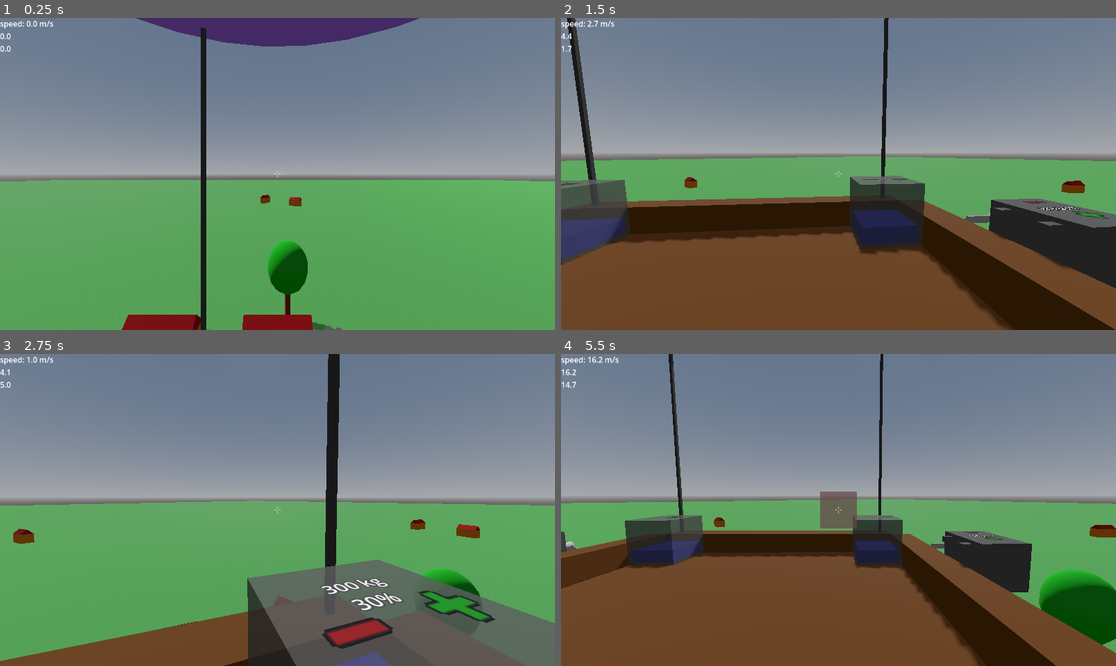
Above: before the commit, frames 1-4 (two rows, left to right).
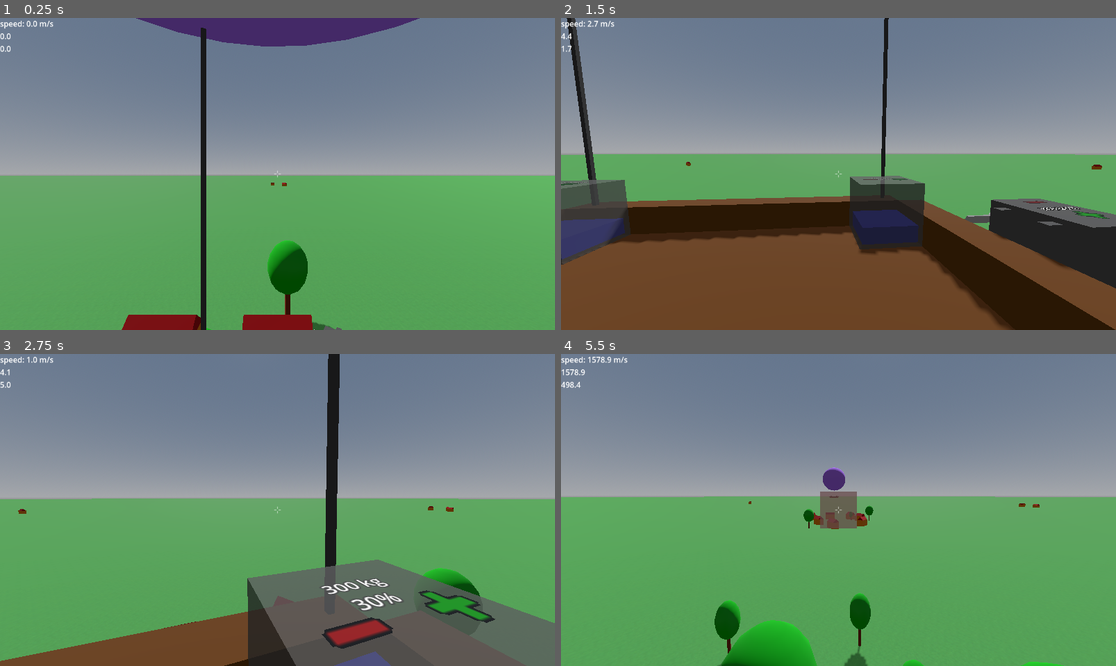
Above: after the commit, the same moments.

Repository: jmdejong/airships
Game: Godot game, scene res://scenes/world.tscn
Two runs of this game, one before a commit and one after it. Both use one fixed random seed, a clock stepped at 60 frames per second and the inputs below.
Inputs (mouse positions are in pixels of both pictures, inside the frame that each line leads up to):
- Up to frame 1 (0.25 s): no input
- Up to frame 2 (1.5 s): move the mouse to (960, 158) at 0.52 s; hold D (right) 0.53-1.28 s; hold Shift (sprint) 0.53-1.28 s; click (960, 158) at 0.67 s; move the mouse to (810, 174) at 1.27 s; hold W (forwards) from 1.28 s (still down); click (810, 174) at 1.35 s
- Up to frame 3 (2.75 s): keep holding W (forwards); tap Shift (sprint) at 1.55 s; move the mouse to (288, 503) at 2.02 s; hold Shift (sprint) from 2.03 s (still down); tap Mouse wheel down (rotate_left) at 2.1 s
- Up to frame 4 (5.5 s): move the mouse to (832, 516) at 2.77 s; release Shift (sprint) at 2.78 s; tap Mouse wheel up (rotate_right) at 2.85 s; click (832, 516) at 2.92 s; tap Shift (sprint) at 3.05, 4.55 s; move the mouse to (877, 513) at 3.52 s; hold Shift (sprint) 3.53-4.28 s; move the mouse to (794, 506) at 4.27 s; tap B (toggle_build) at 4.35 s; move the mouse to (1093, 391) at 5.02 s; release W (forwards) at 5.03 s; hold Ctrl (ultrasprint, bound only after the commit) from 5.03 s (still down); hold Shift (sprint) from 5.03 s (still down); tap G (toggle_gravity) at 5.1 s; click (1093, 391) at 5.17 s

The runs differ from the first frame. In frame 1, 1.5% of the frame differs, in the area x 0-100%, y 50-61%; in frame 2, 1.6%; in frame 3, 1.8%; in frame 4, 44%, in the area x 0-100%, y 0-100%.

Commit message:
ultrasprint; better cannons; further villages

Diff:
--- a/code/components/base_component.gd
+++ b/code/components/base_component.gd
@@ -17,10 +17,14 @@
 	return transform * $CenterOfMass.position
 
 func shapes() -> Array[CollisionShape3D]:
-	var c: CollisionShape3D = $CollisionShape3D.duplicate()
-	c.set_meta("component", self)
-	c.transform = transform * c.transform
-	return [c]
+	var collisionshapes: Array[CollisionShape3D] = []
+	for child: Node in get_children():
+		if child is CollisionShape3D:
+			var c: CollisionShape3D = child.duplicate()
+			c.set_meta("component", self)
+			c.transform = transform * c.transform
+			collisionshapes.append(c)
+	return collisionshapes
 
 func destroy(_where: Vector3) -> void:
 	if get_parent() == null:
--- a/code/player.gd
+++ b/code/player.gd
@@ -3,6 +3,7 @@
 const MOUSE_SENSITIVITY: float = 0.003
 const speed: float = 5
 const sprint_multiplier: float = 10
+const ultra_sprint_multiplier: float = 100
 const jump_speed: float = 4
 const walk_force: float = 1000
 
@@ -82,6 +83,8 @@
 		desired_velocity.y = Input.get_axis("down", "up") * speed
 		if Input.is_action_pressed("sprint"):
 			desired_velocity *= sprint_multiplier
+		if Input.is_action_pressed("ultrasprint"):
+			desired_velocity *= ultra_sprint_multiplier
 		linear_velocity = desired_velocity
 	else:
 		deltav.y = 0
--- /dev/null
+++ b/materials/cannon_barrel.tres
@@ -0,0 +1,6 @@
+[gd_resource type="StandardMaterial3D" format=3 uid="uid://c1xo2fy462mbs"]
+
+[resource]
+albedo_color = Color(0.4, 0.4, 0.4, 1)
+metallic = 0.6
+roughness = 0.5
--- a/project.godot
+++ b/project.godot
@@ -98,6 +98,11 @@
 "events": [Object(InputEventMouseButton,"resource_local_to_scene":false,"resource_name":"","device":-1,"window_id":0,"a …(259 unchanged characters)…
 ]
 }
+ultrasprint={
+"deadzone": 0.2,
+"events": [Object(InputEventKey,"resource_local_to_scene":false,"resource_name":"","device":-1,"window_id":0,"alt_pressed":false,"shift_pressed":false,"ctrl_pressed":false,"meta_pressed":false,"pressed":false,"keycode":0,"physical_keycode":4194326,"key_label":0,"unicode":0,"location":0,"echo":false,"script":null)
+]
+}
 
 [layer_names]
 
--- a/scenes/components/cannon.tscn
+++ b/scenes/components/cannon.tscn
@@ -1,37 +1,40 @@
-[gd_scene load_steps=12 format=3 uid="uid://dmsj4uy2vf3wu"]
+[gd_scene load_steps=14 format=3 uid="uid://dmsj4uy2vf3wu"]
 
 [ext_resource type="Script" uid="uid://diu74pxnnmn5c" path="res://code/components/cannon.gd" id="1_rbt30"]
+[ext_resource type="Material" uid="uid://c1xo2fy462mbs" path="res://materials/cannon_barrel.tres" id="2_7rtf2"]
 [ext_resource type="PackedScene" uid="uid://4ev7n8xin8g8" path="res://scenes/button3d.tscn" id="2_c6g0y"]
 [ext_resource type="PackedScene" uid="uid://c80fsqccc2hnu" path="res://scenes/connection.tscn" id="3_7rtf2"]
 
-[sub_resource type="StandardMaterial3D" id="StandardMaterial3D_rbt30"]
-albedo_color = Color(0.333333, 0.333333, 0.333333, 1)
-metallic = 0.6
-roughness = 0.4
+[sub_resource type="BoxShape3D" id="BoxShape3D_rbt30"]
+size = Vector3(0.9, 0.7, 0.9)
 
-[sub_resource type="BoxMesh" id="BoxMesh_rbt30"]
-material = SubResource("StandardMaterial3D_rbt30")
-
-[sub_resource type="StandardMaterial3D" id="StandardMaterial3D_lrtnh"]
-albedo_color = Color(0.4, 0.4, 0.4, 1)
-metallic = 0.6
-roughness = 0.5
+[sub_resource type="BoxShape3D" id="BoxShape3D_7rtf2"]
+size = Vector3(1.875, 0.4, 0.5)
 
 [sub_resource type="CylinderMesh" id="CylinderMesh_lrtnh"]
-material = SubResource("StandardMaterial3D_lrtnh")
+material = ExtResource("2_7rtf2")
 top_radius = 0.25
 bottom_radius = 0.25
-height = 1.0
 
-[sub_resource type="StandardMaterial3D" id="StandardMaterial3D_d28oc"]
+[sub_resource type="CylinderMesh" id="CylinderMesh_d28oc"]
+material = ExtResource("2_7rtf2")
+top_radius = 0.35
+bottom_radius = 0.35
+height = 0.8
+
+[sub_resource type="BoxMesh" id="BoxMesh_7rtf2"]
+size = Vector3(0.9, 0.6, 0.9)
+
+[sub_resource type="StandardMaterial3D" id="StandardMaterial3D_i83lc"]
+albedo_color = Color(0.133333, 0.133333, 0.133333, 1)
+
+[sub_resource type="CylinderMesh" id="CylinderMesh_yu0wc"]
+top_radius = 0.1
+bottom_radius = 0.1
+height = 0.063
+
+[sub_resource type="StandardMaterial3D" id="StandardMaterial3D_vo2m1"]
 albedo_color = Color(1, 0, 0, 1)
-
-[sub_resource type="QuadMesh" id="QuadMesh_pnn2d"]
-material = SubResource("StandardMaterial3D_d28oc")
-size = Vector2(0.25, 0.25)
-orientation = 1
-
-[sub_resource type="BoxShape3D" id="BoxShape3D_rbt30"]
 
 [sub_resource type="SphereShape3D" id="SphereShape3D_c6g0y"]
 radius = 0.625
@@ -39,30 +42,42 @@
 [node name="Cannon" type="Node3D"]
 script = ExtResource("1_rbt30")
 
-[node name="MeshInstance3D" type="MeshInstance3D" parent="."]
-transform = Transform3D(1, 0, 0, 0, 1, 0, 0, 0, 1, 0.25, 0.25, 0.25)
-mesh = SubResource("BoxMesh_rbt30")
+[node name="CollisionShape3D" type="CollisionShape3D" parent="."]
+transform = Transform3D(1, 0, 0, 0, 1, 0, 0, 0, 1, 0.25, 0.1, 0.25)
+shape = SubResource("BoxShape3D_rbt30")
 
-[node name="MeshInstance3D2" type="MeshInstance3D" parent="MeshInstance3D"]
-transform = Transform3D(-4.37114e-08, -1, 0, 1, -4.37114e-08, 0, 0, 0, 1, 1, 0, 0)
-mesh = SubResource("CylinderMesh_lrtnh")
-skeleton = NodePath("../..")
-
-[node name="Fire" parent="MeshInstance3D" instance=ExtResource("2_c6g0y")]
-transform = Transform3D(1, 0, 0, 0, 1, 0, 0, 0, 1, -0.25, 0.5, 0)
-description = "Fire"
-
-[node name="MeshInstance3D" type="MeshInstance3D" parent="MeshInstance3D/Fire"]
-transform = Transform3D(1, 0, 0, 0, 1, 0, 0, 0, 1, 0, 0.01, 0)
-mesh = SubResource("QuadMesh_pnn2d")
-
-[node name="CollisionShape3D" type="CollisionShape3D" parent="."]
-transform = Transform3D(1, 0, 0, 0, 1, 0, 0, 0, 1, 0.25, 0.25, 0.25)
-shape = SubResource("BoxShape3D_rbt30")
+[node name="CollisionShape3D2" type="CollisionShape3D" parent="."]
+transform = Transform3D(1, 0, 0, 0, 1, 0, 0, 0, 1, 0.813, 0.25, 0.25)
+shape = SubResource("BoxShape3D_7rtf2")
 
 [node name="Chamber" type="Node3D" parent="."]
 unique_name_in_owner = true
 transform = Transform3D(1, 0, 0, 0, 1, 0, 0, 0, 1, 0.25, 0.25, 0.25)
+
+[node name="Barrel" type="MeshInstance3D" parent="Chamber"]
+transform = Transform3D(-4.37114e-08, -1, 0, 1, -4.37114e-08, 0, 0, 0, 1, 0.5, 0, 0)
+mesh = SubResource("CylinderMesh_lrtnh")
+skeleton = NodePath("../..")
+
+[node name="Barrel2" type="MeshInstance3D" parent="Chamber"]
+transform = Transform3D(-4.37114e-08, -1, 0, 1, -4.37114e-08, 0, 0, 0, 1, 0, 0, 0)
+mesh = SubResource("CylinderMesh_d28oc")
+skeleton = NodePath("../..")
+
+[node name="Mount" type="MeshInstance3D" parent="Chamber"]
+transform = Transform3D(1, 0, 0, 0, 1, 0, 0, 0, 1, 0, -0.2, 0)
+mesh = SubResource("BoxMesh_7rtf2")
+skeleton = NodePath("../..")
+surface_material_override/0 = SubResource("StandardMaterial3D_i83lc")
+
+[node name="Fire" parent="Chamber" instance=ExtResource("2_c6g0y")]
+transform = Transform3D(1, 0, 0, 0, 1, 0, 0, 0, 1, -0.25, 0.35, 0)
+description = "Fire"
+
+[node name="MeshInstance3D" type="MeshInstance3D" parent="Chamber/Fire"]
+transform = Transform3D(1, 0, 0, 0, 1, 0, 0, 0, 1, 0, 0.00999999, 0)
+mesh = SubResource("CylinderMesh_yu0wc")
+surface_material_override/0 = SubResource("StandardMaterial3D_vo2m1")
 
 [node name="Muzzle" type="Node3D" parent="."]
 unique_name_in_owner = true
@@ -77,4 +92,4 @@
 [node name="CenterOfMass" type="Node3D" parent="."]
 transform = Transform3D(1, 0, 0, 0, 1, 0, 0, 0, 1, 0.5, 0.25, 0.25)
 
-[connection signal="pressed" from="MeshInstance3D/Fire" to="." method="_on_fire_pressed"]
+[connection signal="pressed" from="Chamber/Fire" to="." method="_on_fire_pressed"]
--- a/scenes/land.tscn
+++ b/scenes/land.tscn
@@ -6,17 +6,17 @@
 [ext_resource type="PackedScene" uid="uid://7aus8kw62omx" path="res://scenes/nature/small_tree.tscn" id="4_gissy"]
 
 [sub_resource type="BoxShape3D" id="BoxShape3D_e5uuo"]
-size = Vector3(2048, 256, 2048)
+size = Vector3(8192, 256, 8192)
 
 [sub_resource type="StandardMaterial3D" id="StandardMaterial3D_i7141"]
 albedo_texture = ExtResource("1_0ybx1")
-uv1_scale = Vector3(512, 512, 512)
+uv1_scale = Vector3(2048, 2048, 2048)
 
 [sub_resource type="PlaneMesh" id="PlaneMesh_nnsk1"]
 material = SubResource("StandardMaterial3D_i7141")
-size = Vector2(2048, 2048)
-subdivide_width = 64
-subdivide_depth = 64
+size = Vector2(8192, 8192)
+subdivide_width = 256
+subdivide_depth = 256
 
 [node name="Land" type="Node3D"]
 
@@ -31,56 +31,68 @@
 
 [node name="Villages" type="Node3D" parent="."]
 
-[node name="House3" parent="Villages" instance=ExtResource("2_qcyry")]
-transform = Transform3D(-0.965926, 0, -0.258819, 0, 1, 0, 0.258819, 0, -0.965926, -1, 0, 184)
+[node name="Mid" type="Node3D" parent="Villages"]
 
-[node name="House" parent="Villages" instance=ExtResource("2_qcyry")]
+[node name="House" parent="Villages/Mid" instance=ExtResource("2_qcyry")]
 transform = Transform3D(1, 0, 0, 0, 1, 0, 0, 0, 1, -30, 0, 0)
 
-[node name="House15" parent="Villages" instance=ExtResource("2_qcyry")]
+[node name="House2" parent="Villages/Mid" instance=ExtResource("2_qcyry")]
+transform = Transform3D(0.5, 0, -0.866025, 0, 1, 0, 0.866025, 0, 0.5, -12, 0, -26)
+
+[node name="House4" parent="Villages/Mid" instance=ExtResource("2_qcyry")]
+transform = Transform3D(1, 0, 0, 0, 1, 0, 0, 0, 1, 16, 0, 0)
+
+[node name="House15" parent="Villages/Mid" instance=ExtResource("2_qcyry")]
 transform = Transform3D(1, 0, 0, 0, 1, 0, 0, 0, 1, 16, 0, -25)
 
-[node name="House14" parent="Villages" instance=ExtResource("2_qcyry")]
+[node name="House14" parent="Villages/Mid" instance=ExtResource("2_qcyry")]
 transform = Transform3D(1, 0, 0, 0, 1, 0, 0, 0, 1, -30, 0, 17)
 
-[node name="House12" parent="Villages" instance=ExtResource("2_qcyry")]
-transform = Transform3D(0.5, 0, 0.866025, 0, 1, 0, -0.866025, 0, 0.5, -200, 0, 12)
-
-[node name="House13" parent="Villages" instance=ExtResource("2_qcyry")]
-transform = Transform3D(0.866025, 0, -0.5, 0, 1, 0, 0.5, 0, 0.866025, -181, 0, -16)
-
-[node name="House5" parent="Villages" instance=ExtResource("2_qcyry")]
-transform = Transform3D(1, 0, 0, 0, 1, 0, 0, 0, 1, -14, 0, -175)
-
-[node name="House6" parent="Villages" instance=ExtResource("2_qcyry")]
-transform = Transform3D(1, 0, 0, 0, 1, 0, 0, 0, 1, 11, 0, -178)
-
-[node name="House7" parent="Villages" instance=ExtResource("2_qcyry")]
-transform = Transform3D(2.98023e-08, 0, -1, 0, 1, 0, 1, 0, 2.98023e-08, -3, 0, -207)
-
-[node name="House2" parent="Villages" instance=ExtResource("2_qcyry")]
-transform = Transform3D(0.5, 0, -0.866025, 0, 1, 0, 0.866025, 0, 0.5, -12, 0, -26)
-
-[node name="House16" parent="Villages" instance=ExtResource("2_qcyry")]
+[node name="House16" parent="Villages/Mid" instance=ExtResource("2_qcyry")]
 transform = Transform3D(-0.5, 0, -0.866025, 0, 1, 0, 0.866025, 0, -0.5, -12, 0, 29)
 
-[node name="House4" parent="Villages" instance=ExtResource("2_qcyry")]
-transform = Transform3D(1, 0, 0, 0, 1, 0, 0, 0, 1, 16, 0, 0)
-
-[node name="House17" parent="Villages" instance=ExtResource("2_qcyry")]
+[node name="House17" parent="Villages/Mid" instance=ExtResource("2_qcyry")]
 transform = Transform3D(-4.37114e-08, 0, -1, 0, 1, 0, 1, 0, -4.37114e-08, 10, 0, 31)
 
-[node name="House8" parent="Villages" instance=ExtResource("2_qcyry")]
-transform = Transform3D(1, 0, 0, 0, 1, 0, 0, 0, 1, 204, 0, 0)
+[node name="East" type="Node3D" parent="Villages"]
+transform = Transform3D(-0.965926, 0, -0.258819, 0, 1, 0, 0.258819, 0, -0.965926, -1, 0, 500)
 
-[node name="House9" parent="Villages" instance=ExtResource("2_qcyry")]
-transform = Transform3D(1, 0, 0, 0, 1, 0, 0, 0, 1, 169, 0, 0)
+[node name="House3" parent="Villages/East" instance=ExtResource("2_qcyry")]
+transform = Transform3D(1, 0, 0, 0, 1, 0, 0, 0, 1, 0, 0, 0)
 
-[node name="House10" parent="Villages" instance=ExtResource("2_qcyry")]
-transform = Transform3D(-0.258819, 0, 0.965926, 0, 1, 0, -0.965926, 0, -0.258819, 190, 0, 27)
+[node name="South" type="Node3D" parent="Villages"]
+transform = Transform3D(0.5, 0, 0.866025, 0, 1, 0, -0.866025, 0, 0.5, -500, 0, 12)
 
-[node name="House11" parent="Villages" instance=ExtResource("2_qcyry")]
-transform = Transform3D(-0.258819, 0, 0.965926, 0, 1, 0, -0.965926, 0, -0.258819, 190, 0, -18)
+[node name="House12" parent="Villages/South" instance=ExtResource("2_qcyry")]
+transform = Transform3D(1, 0, 0, 0, 1, 0, 0, 0, 1, 0, 0, 0)
+
+[node name="House13" parent="Villages/South" instance=ExtResource("2_qcyry")]
+transform = Transform3D(0, 0, -1, 0, 1, 0, 1, 0, 0, 33.7487, 0, 2.45448)
+
+[node name="West" type="Node3D" parent="Villages"]
+transform = Transform3D(1, 0, 0, 0, 1, 0, 0, 0, 1, -14, 0, -500)
+
+[node name="House5" parent="Villages/West" instance=ExtResource("2_qcyry")]
+
+[node name="House6" parent="Villages/West" instance=ExtResource("2_qcyry")]
+transform = Transform3D(1, 0, 0, 0, 1, 0, 0, 0, 1, 25, 0, -3)
+
+[node name="House7" parent="Villages/West" instance=ExtResource("2_qcyry")]
+transform = Transform3D(2.98023e-08, 0, -1, 0, 1, 0, 1, 0, 2.98023e-08, 11, 0, -32)
+
+[node name="North" type="Node3D" parent="Villages"]
+transform = Transform3D(1, 0, 0, 0, 1, 0, 0, 0, 1, 500, 0, 0)
+
+[node name="House8" parent="Villages/North" instance=ExtResource("2_qcyry")]
+
+[node name="House9" parent="Villages/North" instance=ExtResource("2_qcyry")]
+transform = Transform3D(1, 0, 0, 0, 1, 0, 0, 0, 1, -35, 0, 0)
+
+[node name="House10" parent="Villages/North" instance=ExtResource("2_qcyry")]
+transform = Transform3D(-0.258819, 0, 0.965926, 0, 1, 0, -0.965926, 0, -0.258819, -14, 0, 27)
+
+[node name="House11" parent="Villages/North" instance=ExtResource("2_qcyry")]
+transform = Transform3D(-0.258819, 0, 0.965926, 0, 1, 0, -0.965926, 0, -0.258819, -14, 0, -18)
 
 [node name="Nature" type="Node3D" parent="."]
 
